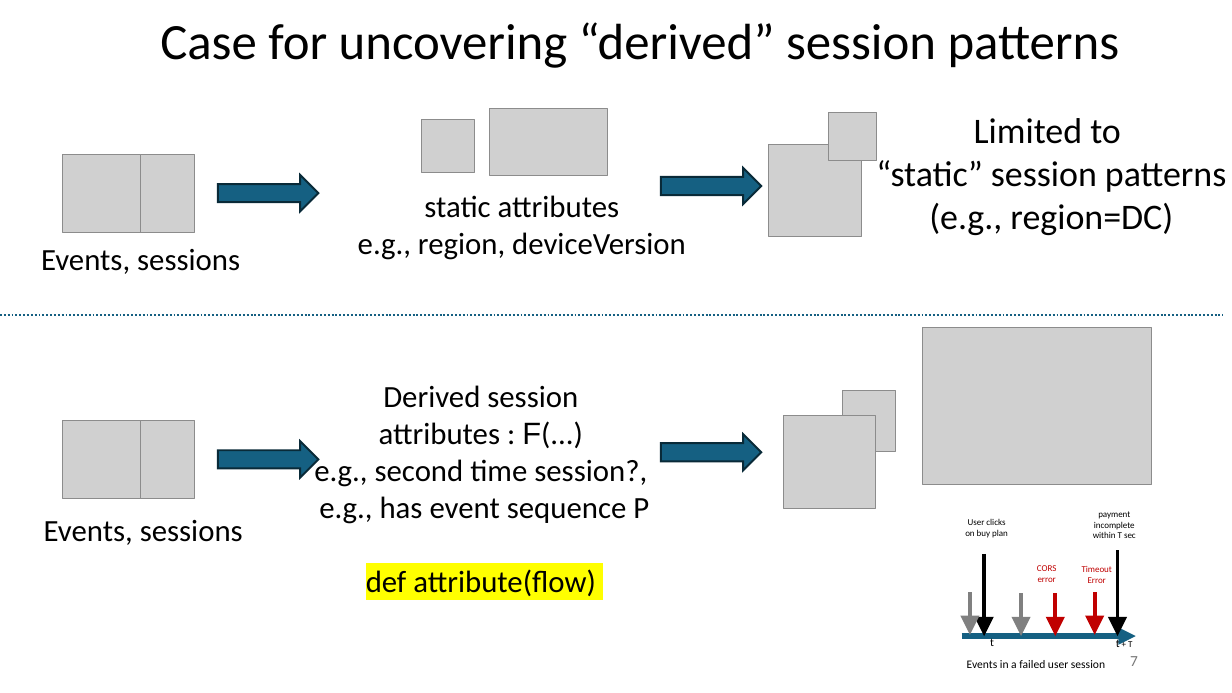
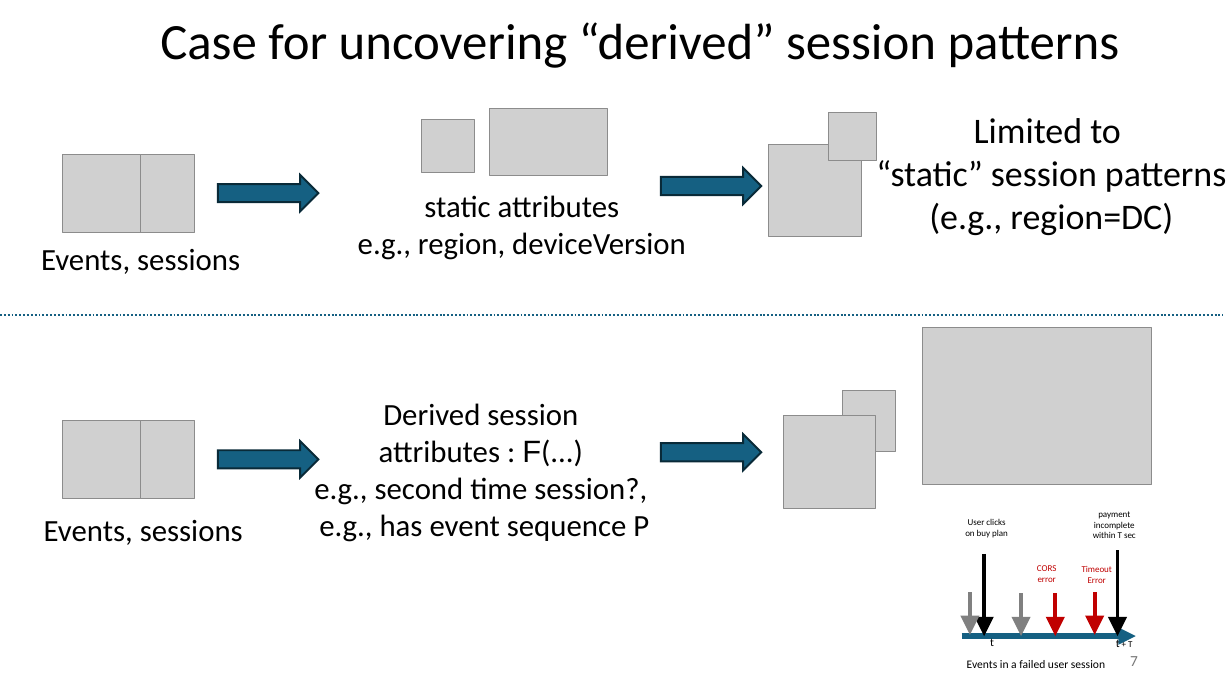
Before and after one commit to vipulharsh/vipulharsh.github.io, a slide deck: slide 7 of website_files/projects/opportunities_hotnets.pptx. Drawn at 1232x693 pixels with LibreOffice and Linux fonts; fonts in the diff are those of the drawing; grey boxes stand for pictures. Boxes give left, top, right and bottom in pixels: in the first picture for what was removed or moved away, otherwise in the second. Text is boxed around its words. In the diff, an @@ line names an element or a change of style, - is before the commit and + after.

Commit message:
updated slides

```diff
--- a/website_files/projects/opportunities_hotnets.pptx
+++ b/website_files/projects/opportunities_hotnets.pptx
@@ text at box(366, 569, 596, 596): paragraph removed @@
-def attribute(flow)
```
Also in this commit, not shown: 1 slide removed.
